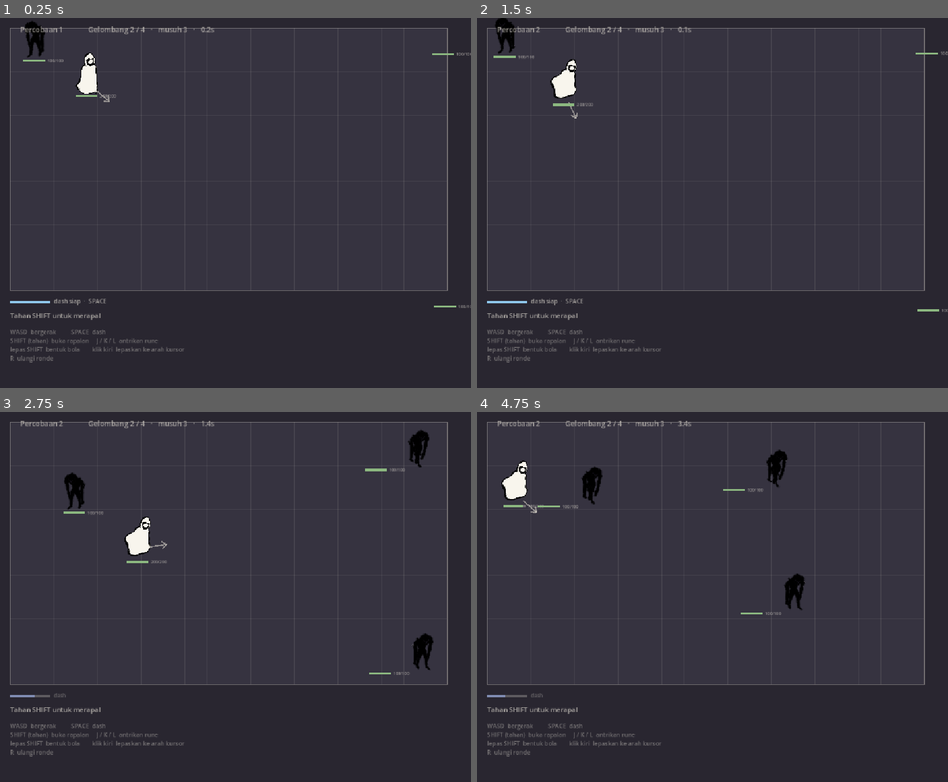
Above: before the commit, frames 1-4 (two rows, left to right).
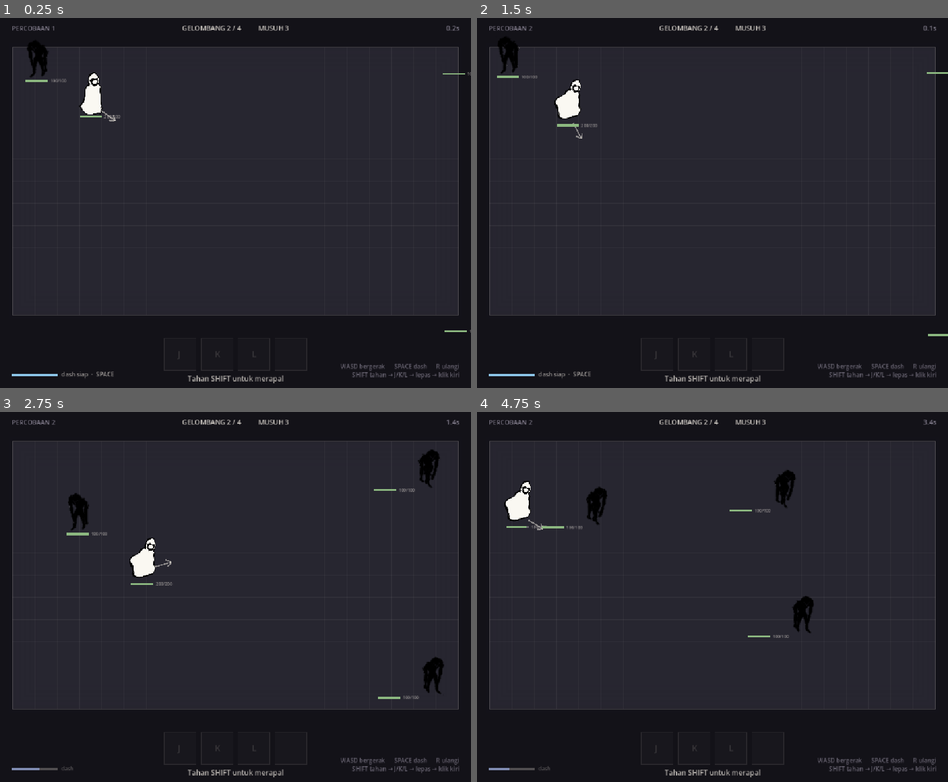
Above: after the commit, the same moments.

Repository: Ahingg/amalgaform
Game: Godot game, scene res://view/main.tscn
Same seed, same stepped clock (60 frames per second), same inputs: the game is played once before the commit and once after it.
Inputs (mouse positions are in pixels of both pictures, inside the frame that each line leads up to):
- Up to frame 1 (0.25 s): no input
- Up to frame 2 (1.5 s): tap Enter at 0.5 s; move the mouse to (816, 184) at 0.52 s; hold D 0.53-1.28 s; tap Shift at 0.6 s; click (816, 184) at 0.67 s; tap Space at 0.77 s; move the mouse to (618, 221) at 1.27 s; hold S from 1.28 s (still down); tap R at 1.35 s
- Up to frame 3 (2.75 s): tap Space at 1.52 s; move the mouse to (282, 515) at 2.02 s; release S at 2.03 s; hold D from 2.03 s (still down); tap J at 2.1 s
- Up to frame 4 (4.75 s): move the mouse to (688, 671) at 2.77 s; release D at 2.78 s; hold W 2.78-3.53 s; tap K at 2.85 s; click (688, 671) at 2.92 s; tap Space at 3.02, 3.77, 4.52 s; move the mouse to (853, 652) at 3.52 s; hold A from 3.53 s (still down); tap L at 3.6 s; move the mouse to (571, 541) at 4.27 s; tap Shift at 4.35 s

The runs differ from the first frame. In frame 1, 9.8% of the frame differs, in the area x 2-100%, y 2-99%; in frame 2, 10%; in frame 3, 11%; in frame 4, 11%, in the area x 2-98%, y 2-99%.

Commit message:
view: HUD dirancang ulang jadi overlay, plus color grading
HUD tidak lagi duduk di pita bawah yang mencuri tinggi arena. Sekarang menumpuk
di atas latar, dan ukuran arena DIHITUNG dari jendela tiap gambar — jadi
arenanya selalu mengisi dan tidak pernah ketinggalan kalau jendelanya berubah.

Tata letaknya mengikuti ke mana mata pemain benar-benar tertuju:
- Bar atas dibagi tiga (percobaan / gelombang+musuh / waktu), semuanya redup.
  Ini informasi yang dilirik sesekali, bukan yang dipelototi.
- Antrian rune besar dan di tengah bawah — elemen yang paling sering dilihat,
  dan dilihat di bawah tekanan, jadi dia yang paling menonjol.
- Slotnya SELALU tampak, redup saat menganggur, dengan huruf J/K/L samar di
  dalamnya. Pemain baru melihat ada empat slot dan tahu tombolnya sebelum
  pernah merapal sekali pun — dan area bawah tidak jadi kosong melompong.
- Dash di kiri bawah, daftar kontrol di kanan bawah dan sangat redup.

Color grading: latar dibuat lebih dalam, lantai arena diberi vignette berlapis
supaya mata tertarik ke tengah dan batas lapangan terasa tanpa dinding yang
digambar. Warna teks dipisah jadi LINE (utama) dan DIM (sekunder).

F11 layar penuh untuk presentasi. Jendela dipaksa 2x ukuran viewport karena
Godot menganggap layar ini 1x — tanpa itu jendelanya cuma memakai sepertiga
layar dan tidak terbaca.

Skrip screenshot sekarang menutup HANYA proses yang dijalankannya, tidak lagi
pkill yang ikut menutup editor Godot milik Xaviero.

Co-Authored-By: Claude Opus 5 <noreply@anthropic.com>
Claude-Session: https://claude.ai/code/session_01Qk43F2z5yDt92vTyEtoTz3

Diff:
--- a/challenge-6/project.godot
+++ b/challenge-6/project.godot
@@ -19,6 +19,7 @@
 
 window/size/viewport_width=1120
 window/size/viewport_height=880
+window/dpi/allow_hidpi=true
 window/stretch/mode="canvas_items"
 window/stretch/aspect="expand"
 
--- a/challenge-6/sim/comp.gd
+++ b/challenge-6/sim/comp.gd
@@ -52,6 +52,7 @@
 
 const HELD_SPELL := "HeldSpell"
 const LAUNCH_SPELL := "LaunchSpell"
+const RUNES := "Runes"
 
 const DAMAGE := "Damage"
 const FORCE := "Force"
--- a/challenge-6/sim/grammar.gd
+++ b/challenge-6/sim/grammar.gd
@@ -83,4 +83,5 @@
 		#on_self[Comp.BURST] = {"inflict": Grammar.PAYLOAD[first].call(power_first)["target"]}
 			#
 	recipe[Comp.ON_HIT] = Make.on_hit(on_self, on_target)
+	recipe[Comp.RUNES] = runes.duplicate()
 	return recipe
--- a/challenge-6/view/cast_ui.gd
+++ b/challenge-6/view/cast_ui.gd
@@ -4,6 +4,9 @@
 # Component names and palette come from ViewConfig; gameplay numbers from
 # Tuning. Nothing tunable is defined in this file.
 
+
+const BOX := 76.0
+const GAP := 12.0
 
 var _font: Font
 
@@ -175,32 +178,70 @@
 	if world.entity_have_component(ViewConfig.HELD_SPELL, player):
 		_draw_held(world, player)
 
+	var r := get_parent() as WorldRenderer
+	if r == null:
+		return
+
 	var q := _queue(world, player)
-	if q.is_empty() or not q.get("open", false):
+	var open: bool = not q.is_empty() and q.get("open", false)
+	var runes: Array = q.get("runes", []) if open else []
+
+	# Slotnya SELALU digambar, cuma redup saat menganggur. Dua alasan: area
+	# bawah tidak jadi kosong melompong, dan pemain baru sudah melihat ada
+	# empat slot sebelum dia pernah merapal sekali pun.
+	if not open:
+		_draw_slots_idle(r)
 		_draw_hint(world, player)
 		return
 
-	var runes: Array = q.get("runes", [])
-	var origin := _renderer_origin() + Vector2(0, 46)
+	# Antrian rune adalah elemen yang paling sering dilihat pemain, dan dia
+	# dilihat DI BAWAH TEKANAN. Karena itu dia besar dan di tengah bawah —
+	# tepat di jalur pandang antara arena dan tangan, bukan di sudut.
+	var total := Tuning.MAX_RUNES * BOX + (Tuning.MAX_RUNES - 1) * GAP
+	var origin := _slot_origin(r)
 
 	if q.has("open_time"):
-		_draw_window_bar(origin + Vector2(0, -26), float(q["open_time"]))
+		_draw_window_bar(origin + Vector2(0, -18), total, float(q["open_time"]))
 
 	_draw_runes(origin, runes)
-	_draw_readout(origin + Vector2(0, 62), runes)
+	_draw_readout(Vector2(r.hud_center_x(), origin.y + BOX + 26.0), runes)
+
+
+func _slot_origin(r: WorldRenderer) -> Vector2:
+	var total := Tuning.MAX_RUNES * BOX + (Tuning.MAX_RUNES - 1) * GAP
+	return Vector2(r.hud_center_x() - total * 0.5, r.hud_bottom() - 118.0)
+
+
+func _draw_slots_idle(r: WorldRenderer) -> void:
+	var origin := _slot_origin(r)
+	var c := WorldRenderer.LINE
+	for i in Tuning.MAX_RUNES:
+		var rect := Rect2(origin + Vector2(i * (BOX + GAP), 0), Vector2(BOX, BOX))
+		draw_rect(rect, Color(c.r, c.g, c.b, 0.025), true)
+		draw_rect(rect, Color(c.r, c.g, c.b, 0.09), false, 1.5)
+	# Huruf tombolnya ikut ditampilkan: kaitan tombol -> slot jadi terlihat
+	# sebelum dipakai, bukan sesuatu yang harus dihafal dari daftar kontrol.
+	var keys := ["J", "K", "L", ""]
+	for i in keys.size():
+		if keys[i] == "":
+			continue
+		var at := origin + Vector2(i * (BOX + GAP) + BOX * 0.5 - 5.0, BOX * 0.5 + 7.0)
+		draw_string(_font, at, keys[i], HORIZONTAL_ALIGNMENT_LEFT, -1, 20,
+			Color(c.r, c.g, c.b, 0.16))
 
 
 func _draw_runes(origin: Vector2, runes: Array) -> void:
-	var box := Vector2(58, 58)
-	var gap := 8.0
+	var box := Vector2(BOX, BOX)
 
 	for i in Tuning.MAX_RUNES:
-		var at := origin + Vector2(i * (box.x + gap), 0)
+		var at := origin + Vector2(i * (BOX + GAP), 0)
 		var rect := Rect2(at, box)
 
 		if i >= runes.size():
-			draw_rect(rect, Color(WorldRenderer.INK.r, WorldRenderer.INK.g, WorldRenderer.INK.b, 0.05), true)
-			draw_rect(rect, Color(WorldRenderer.INK.r, WorldRenderer.INK.g, WorldRenderer.INK.b, 0.18), false, 1.0)
+			# Slot kosong: cuma bingkai tipis. Slot yang belum terisi tidak
+			# boleh menarik perhatian sekuat yang sudah.
+			draw_rect(rect, Color(WorldRenderer.LINE.r, WorldRenderer.LINE.g, WorldRenderer.LINE.b, 0.035), true)
+			draw_rect(rect, Color(WorldRenderer.LINE.r, WorldRenderer.LINE.g, WorldRenderer.LINE.b, 0.14), false, 1.5)
 			continue
 
 		var rune: String = runes[i]
@@ -250,22 +291,24 @@
 # Shows how much of the useful slow-motion window is left. Filled while time is
 # still deeply slowed, draining as the world speeds back up — so hesitation is
 # something the player can watch happening to them.
-func _draw_window_bar(at: Vector2, open_time: float) -> void:
+func _draw_window_bar(at: Vector2, width: float, open_time: float) -> void:
 	var scale: float = 1.0 - (1.0 - Tuning.SLOW_MIN) * exp(-open_time / Tuning.SLOW_TAU)
 	var left: float = clampf(1.0 - (scale - Tuning.SLOW_MIN) / (1.0 - Tuning.SLOW_MIN), 0.0, 1.0)
-	var width := Tuning.MAX_RUNES * 52.0 + (Tuning.MAX_RUNES - 1) * 8.0
-
-	draw_rect(Rect2(at, Vector2(width, 6)), Color(WorldRenderer.INK.r, WorldRenderer.INK.g, WorldRenderer.INK.b, 0.3), true)
-	var col := Color(0.6, 0.9, 1.0).lerp(Color(1.0, 0.35, 0.3), 1.0 - left)
-	draw_rect(Rect2(at, Vector2(width * left, 6)), col, true)
+
+	draw_rect(Rect2(at, Vector2(width, 7)), Color(0, 0, 0, 0.45), true)
+	var col := Color(0.55, 0.85, 1.0).lerp(Color(1.0, 0.32, 0.28), 1.0 - left)
+	draw_rect(Rect2(at, Vector2(width * left, 7)), col, true)
 
 
 # Dash siap atau tidak. Tanpa penunjuk ini pemain menekan SPACE dan tidak tahu
 # kenapa tidak terjadi apa-apa — dan sekarang niatnya memang ditolak, bukan
 # ditunda, jadi tidak ada umpan balik lain yang menjelaskannya.
 func _draw_dash(world, player: int) -> void:
-	var at := _renderer_origin() + Vector2(0, 4)
-	var w := 96.0
+	var r := get_parent() as WorldRenderer
+	if r == null:
+		return
+	var at := Vector2(28.0, r.hud_bottom() - 34.0)
+	var w := 110.0
 
 	if world.entity_have_component(ViewConfig.DASH_COOLDOWN, player):
 		var cd = world.get_component_value(ViewConfig.DASH_COOLDOWN, player)
@@ -290,8 +333,11 @@
 	if c.duration <= 0.0:
 		return
 	var ratio: float = clampf(c.elapsed / c.duration, 0.0, 1.0)
-	var at := _renderer_origin() + Vector2(0, 26)
-	var w := Tuning.MAX_RUNES * 52.0 + (Tuning.MAX_RUNES - 1) * 8.0
+	var r := get_parent() as WorldRenderer
+	if r == null:
+		return
+	var w := Tuning.MAX_RUNES * BOX + (Tuning.MAX_RUNES - 1) * GAP
+	var at := Vector2(r.hud_center_x() - w * 0.5, r.hud_bottom() - 136.0)
 
 	draw_rect(Rect2(at, Vector2(w, 8)), Color(WorldRenderer.INK.r, WorldRenderer.INK.g, WorldRenderer.INK.b, 0.3), true)
 	draw_rect(Rect2(at, Vector2(w * ratio, 8)), Color(0.75, 0.6, 1.0), true)
@@ -305,8 +351,14 @@
 		text = "Merapal..."
 	elif world.entity_have_component(ViewConfig.HELD_SPELL, player):
 		text = "Bola siap  ·  arahkan mouse  ·  klik kiri untuk melepas"
-	draw_string(_font, _renderer_origin() + Vector2(0, 46), text,
-		HORIZONTAL_ALIGNMENT_LEFT, -1, 16, Color(WorldRenderer.INK.r, WorldRenderer.INK.g, WorldRenderer.INK.b, 0.75))
+	var rr := get_parent() as WorldRenderer
+	if rr != null:
+		var tw := _font.get_string_size(text, HORIZONTAL_ALIGNMENT_LEFT, -1, 17).x
+		# Sejajar dengan tempat bacaan wujud muncul saat merapal, jadi baris ini
+		# tidak pernah pindah-pindah dan tidak menabrak slot.
+		draw_string(_font, Vector2(rr.hud_center_x() - tw * 0.5, rr.hud_bottom() - 16.0), text,
+			HORIZONTAL_ALIGNMENT_LEFT, -1, 17,
+			Color(WorldRenderer.LINE.r, WorldRenderer.LINE.g, WorldRenderer.LINE.b, 0.8))
 	_draw_legend()
 
 
@@ -315,17 +367,22 @@
 # ke siapa pun. Ditulis permanen, bukan tutorial bertahap, karena pemain yang
 # lupa di tengah pertarungan tidak akan membuka menu bantuan.
 func _draw_legend() -> void:
-	var at := _renderer_origin() + Vector2(0, 84)
-	var ink := WorldRenderer.INK
-	var dim := Color(ink.r, ink.g, ink.b, 0.42)
+	var r := get_parent() as WorldRenderer
+	if r == null:
+		return
+	# Petunjuk kontrol di sudut kanan bawah dan sangat redup: perlu ada untuk
+	# yang baru main, tapi tidak boleh ikut berebut perhatian tiap ronde.
+	var c := WorldRenderer.DIM
+	var dim := Color(c.r, c.g, c.b, 0.75)
 	var lines := [
-		"WASD  bergerak          SPACE  dash",
-		"SHIFT (tahan)  buka rapalan     J / K / L  antrikan rune",
-		"lepas SHIFT  bentuk bola        klik kiri  lepaskan ke arah kursor",
-		"R  ulangi ronde",
+		"WASD bergerak      SPACE dash      R ulangi",
+		"SHIFT tahan → J/K/L → lepas → klik kiri",
 	]
+	var right: float = r.get_viewport_rect().size.x - 28.0
+	var bottom: float = r.hud_bottom() - 46.0
 	for i in lines.size():
-		draw_string(_font, at + Vector2(0, i * 21), lines[i],
+		var w := _font.get_string_size(lines[i], HORIZONTAL_ALIGNMENT_LEFT, -1, 14).x
+		draw_string(_font, Vector2(right - w, bottom + i * 20.0), lines[i],
 			HORIZONTAL_ALIGNMENT_LEFT, -1, 14, dim)
 
 
--- a/challenge-6/view/main.gd
+++ b/challenge-6/view/main.gd
@@ -13,6 +13,13 @@
 var attempt: int = 1
 
 func _ready() -> void:
+	# Godot menganggap layar ini 1x, jadi jendela seukuran viewport (1120x880)
+	# hanya memakai sepertiga layar Retina dan terlihat kecil. Jendelanya
+	# dibuat 2x, dan stretch mode "canvas_items" yang menaikkan isinya — jadi
+	# koordinat di dalam game tetap 1120x880 dan gambarnya tetap tajam.
+	DisplayServer.window_set_size(Vector2i(2240, 1760))
+	DisplayServer.window_set_position(Vector2i(40, 60))
+
 	build_round()
 
 	# View layer. Added from code to keep the scene file simple.
--- a/challenge-6/view/renderer.gd
+++ b/challenge-6/view/renderer.gd
@@ -26,11 +26,13 @@
 #
 # Kalau latarnya terang, musuh hitam menang telak dan pemain putih justru
 # tenggelam. Itu yang terjadi di versi kertas.
-const BG := Color(0.16, 0.15, 0.19)          # latar, nilai tengah-gelap
-const ARENA := Color(0.21, 0.20, 0.25)       # lantai arena, sedikit lebih terang
-const LINE := Color(0.86, 0.84, 0.80)        # teks, garis tepi, bingkai
-const FILL := Color(0.97, 0.96, 0.93)        # isi badan pemain
-const SHADOW := Color(0.06, 0.05, 0.08)      # musuh: hampir hitam
+const BG := Color(0.075, 0.070, 0.095)       # di luar arena: paling gelap
+const ARENA := Color(0.155, 0.150, 0.190)    # lantai arena
+const ARENA_EDGE := Color(0.105, 0.100, 0.130)  # tepi arena, buat vignette
+const LINE := Color(0.88, 0.86, 0.83)        # teks utama, bingkai
+const DIM := Color(0.52, 0.50, 0.56)         # teks sekunder
+const FILL := Color(0.98, 0.97, 0.95)        # isi badan pemain
+const SHADOW := Color(0.045, 0.040, 0.060)   # musuh: hampir hitam
 
 # Nama lama dipertahankan supaya berkas lain tidak perlu diubah semuanya.
 const PAPER := BG
@@ -38,14 +40,33 @@
 
 @export var grid_width: int = 20
 @export var grid_height: int = 12
-@export var tile_size: float = 52.0
-@export var margin: Vector2 = Vector2(24, 24)
 # Daftar komponen di bawah tiap entity: alat debug ECS paling berguna selama
 # ngoding, tapi bikin layar berantakan dan tidak terbaca. Default mati, F1 untuk
 # menyalakan.
 @export var show_badges: bool = false
 
+# Ruang yang disisakan untuk HUD di atas dan di bawah arena. HUD digambar
+# MENUMPUK di atas latar, bukan di pita terpisah — pita bikin arenanya menyusut
+# dan menyisakan pelataran kosong yang terbaca sebagai belum jadi.
+const TOP_BAR := 46.0
+const BOTTOM_BAR := 150.0
+const SIDE_PAD := 28.0
+
+# Dihitung ulang tiap gambar dari ukuran jendela, jadi arenanya selalu mengisi
+# dan tidak pernah ketinggalan kalau jendelanya diubah.
+var tile_size: float = 52.0
+var margin: Vector2 = Vector2(24, 24)
+
 var _font: Font
+
+
+func _fit_arena() -> void:
+	var vp := get_viewport_rect().size
+	var usable := Vector2(vp.x - SIDE_PAD * 2.0, vp.y - TOP_BAR - BOTTOM_BAR)
+	tile_size = floorf(minf(usable.x / float(grid_width), usable.y / float(grid_height)))
+	var w := tile_size * grid_width
+	var h := tile_size * grid_height
+	margin = Vector2((vp.x - w) * 0.5, TOP_BAR + (usable.y - h) * 0.5)
 
 
 func _ready() -> void:
@@ -66,13 +87,22 @@
 
 
 func _unhandled_input(event: InputEvent) -> void:
-	if event is InputEventKey and event.pressed and not event.echo \
-			and event.keycode == KEY_F1:
+	if not (event is InputEventKey and event.pressed and not event.echo):
+		return
+	if event.keycode == KEY_F1:
 		show_badges = not show_badges
 		get_viewport().set_input_as_handled()
+	elif event.keycode == KEY_F11:
+		# Untuk presentasi: jendela kecil di proyektor tidak terbaca.
+		var w := DisplayServer.window_get_mode()
+		DisplayServer.window_set_mode(
+			DisplayServer.WINDOW_MODE_WINDOWED if w == DisplayServer.WINDOW_MODE_FULLSCREEN
+			else DisplayServer.WINDOW_MODE_FULLSCREEN)
+		get_viewport().set_input_as_handled()
 
 
 func _draw() -> void:
+	_fit_arena()
 	_draw_grid()
 
 	var world = _get_world()
@@ -98,6 +128,16 @@
 # Dipakai lapisan UI supaya panel selalu duduk di bawah arena, berapa pun
 # ukuran gridnya. Sebelumnya koordinatnya angka mati dari grid 12x8 yang lama,
 # jadi panelnya menimpa lapangan begitu arena digedein.
+# Titik-titik jangkar HUD. Semua dihitung dari jendela, bukan dari arena, jadi
+# HUD tetap menempel di tepi layar berapa pun ukuran arenanya.
+func hud_bottom() -> float:
+	return get_viewport_rect().size.y
+
+
+func hud_center_x() -> float:
+	return get_viewport_rect().size.x * 0.5
+
+
 func ui_origin() -> Vector2:
 	return Vector2(margin.x, margin.y + grid_height * tile_size + 20.0)
 
@@ -136,19 +176,26 @@
 # --- drawing -----------------------------------------------------------------
 
 func _draw_grid() -> void:
-	# Seluruh jendela adalah halaman, bukan cuma arenanya. Tanpa ini ada pita
-	# abu-abu di bawah arena tempat panel duduk, dan itu terbaca sebagai belum
-	# jadi, bukan sebagai pilihan.
 	draw_rect(Rect2(Vector2.ZERO, get_viewport_rect().size), BG, true)
 
 	var w := grid_width * tile_size
 	var h := grid_height * tile_size
-
-	# Arena sedikit lebih gelap dari halaman, plus garis tepi tinta — supaya
-	# batas lapangan jelas tanpa perlu dinding yang digambar.
-	draw_rect(Rect2(margin, Vector2(w, h)), ARENA, true)
-
-	var line_color := Color(INK.r, INK.g, INK.b, 0.10)
+	var arena := Rect2(margin, Vector2(w, h))
+
+	draw_rect(arena, ARENA, true)
+
+	# Vignette: tepi arena diredupkan berlapis supaya mata tertarik ke tengah
+	# dan batas lapangan terasa tanpa perlu dinding yang digambar.
+	var layers := 7
+	for i in layers:
+		var f := float(i) / float(layers)
+		var inset := f * tile_size * 1.6
+		var a := 0.055 * (1.0 - f)
+		draw_rect(Rect2(arena.position + Vector2(inset, inset),
+			arena.size - Vector2(inset, inset) * 2.0),
+			Color(ARENA_EDGE.r, ARENA_EDGE.g, ARENA_EDGE.b, a), false, tile_size * 0.34)
+
+	var line_color := Color(LINE.r, LINE.g, LINE.b, 0.055)
 	for i in range(grid_width + 1):
 		var x := margin.x + i * tile_size
 		draw_line(Vector2(x, margin.y), Vector2(x, margin.y + h), line_color, 1.0)
@@ -156,7 +203,7 @@
 		var y := margin.y + j * tile_size
 		draw_line(Vector2(margin.x, y), Vector2(margin.x + w, y), line_color, 1.0)
 
-	draw_rect(Rect2(margin, Vector2(w, h)), Color(INK.r, INK.g, INK.b, 0.35), false, 2.0)
+	draw_rect(arena, Color(LINE.r, LINE.g, LINE.b, 0.22), false, 2.0)
 
 
 func _draw_entity(world, id: int) -> void:
--- a/challenge-6/view/round_ui.gd
+++ b/challenge-6/view/round_ui.gd
@@ -58,8 +58,7 @@
 		return
 
 	var attempt: int = main.get("attempt")
-	_draw_attempt(attempt)
-	_draw_wave(world)
+	_draw_top_bar(world, attempt)
 
 	# Menang dan kalah dua-duanya dibaca dari keadaan dunia, bukan dari flag yang
 	# disimpan di sini. Kalah = tidak ada entity ber-Player. Menang = entity
@@ -75,36 +74,41 @@
 		_draw_ended(world, "KALAH", Color(1.0, 0.42, 0.35))
 
 
-func _draw_attempt(attempt: int) -> void:
-	draw_string(_font, Vector2(48, 34), "Percobaan %d" % attempt,
-		HORIZONTAL_ALIGNMENT_LEFT, -1, 17, WorldRenderer.INK * Color(1,1,1,0.65))
+# Bar atas dibagi tiga: percobaan di kiri, gelombang di tengah, waktu di kanan.
+# Semuanya redup — ini informasi yang dilirik sesekali, bukan yang dipelototi.
+func _draw_top_bar(world, attempt: int) -> void:
+	var r := get_parent() as WorldRenderer
+	if r == null:
+		return
+	var vw: float = r.get_viewport_rect().size.x
+	var y := 30.0
+	var dim := Color(WorldRenderer.DIM.r, WorldRenderer.DIM.g, WorldRenderer.DIM.b, 1.0)
+	var bright := Color(WorldRenderer.LINE.r, WorldRenderer.LINE.g, WorldRenderer.LINE.b, 0.9)
 
+	draw_string(_font, Vector2(28, y), "PERCOBAAN %d" % attempt,
+		HORIZONTAL_ALIGNMENT_LEFT, -1, 15, dim)
 
-# Nomor gelombang plus berapa musuh yang masih hidup. Tanpa ini pemain tidak
-# punya cara tahu dia sudah sejauh apa, dan gelombang terakhir terasa sama saja
-# dengan gelombang pertama.
-func _draw_wave(world) -> void:
 	var round_q: Array[String] = [ViewConfig.ROUND, ViewConfig.ROUND_WAVE]
 	var rounds: Array[int] = world.get_entities_with_comp(round_q)
 	if rounds.is_empty():
 		return
+
 	var wave = world.get_component_value(ViewConfig.ROUND_WAVE, rounds[0])
-
 	var enemy_q: Array[String] = [ViewConfig.ENEMY]
 	var alive: int = world.get_entities_with_comp(enemy_q).size()
+	var shown: int = mini(int(wave.value), Tuning.WAVE_COUNT)
 
-	var shown: int = mini(int(wave.value), Tuning.WAVE_COUNT)
-	var line := "Gelombang %d / %d   ·   musuh %d" % [shown, Tuning.WAVE_COUNT, alive]
+	var mid := "GELOMBANG %d / %d          MUSUH %d" % [shown, Tuning.WAVE_COUNT, alive]
+	var mw := _font.get_string_size(mid, HORIZONTAL_ALIGNMENT_LEFT, -1, 16).x
+	draw_string(_font, Vector2(vw * 0.5 - mw * 0.5, y), mid,
+		HORIZONTAL_ALIGNMENT_LEFT, -1, 16, bright)
 
-	# Waktu lari ditampilkan bareng gelombang supaya efisiensi jadi angka, bukan
-	# cuma perasaan. Digabung dengan penghitung percobaan, pemain bisa melihat
-	# dirinya membaik: percobaan ke-12 tapi waktunya separuh percobaan ke-3.
 	if world.entity_have_component(ViewConfig.RUN_TIME, rounds[0]):
 		var rt = world.get_component_value(ViewConfig.RUN_TIME, rounds[0])
-		line += "   ·   %.1fs" % rt.value
-
-	draw_string(_font, Vector2(210, 34), line,
-		HORIZONTAL_ALIGNMENT_LEFT, -1, 17, WorldRenderer.INK * Color(1,1,1,0.65))
+		var right := "%.1fs" % rt.value
+		var rw := _font.get_string_size(right, HORIZONTAL_ALIGNMENT_LEFT, -1, 16).x
+		draw_string(_font, Vector2(vw - 28.0 - rw, y), right,
+			HORIZONTAL_ALIGNMENT_LEFT, -1, 16, dim)
 
 
 func _draw_ended(world, text: String, color: Color) -> void:
